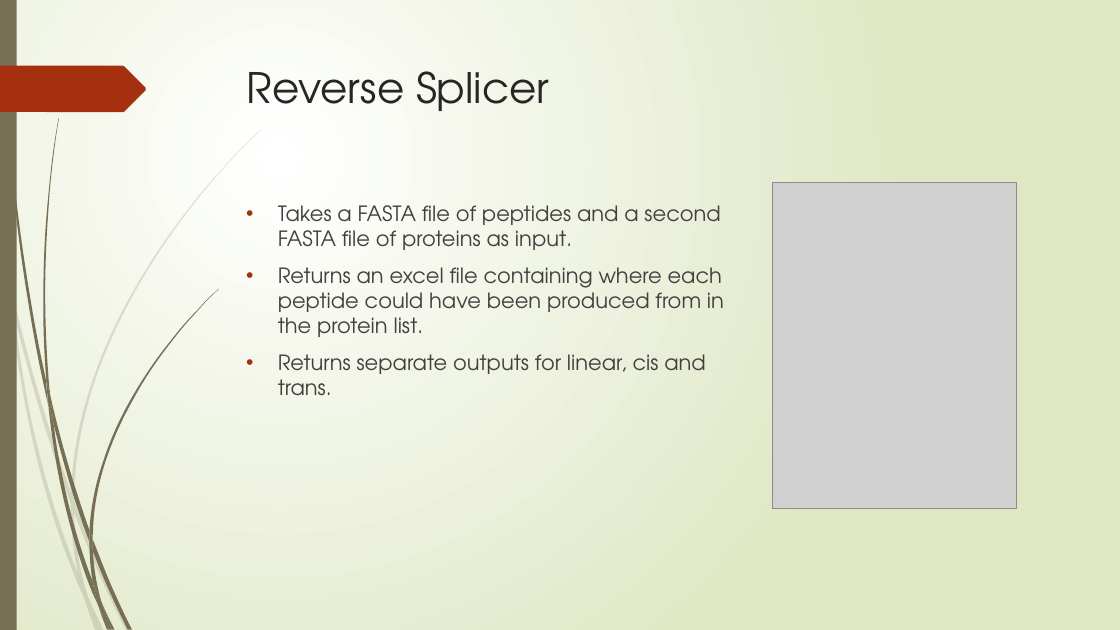
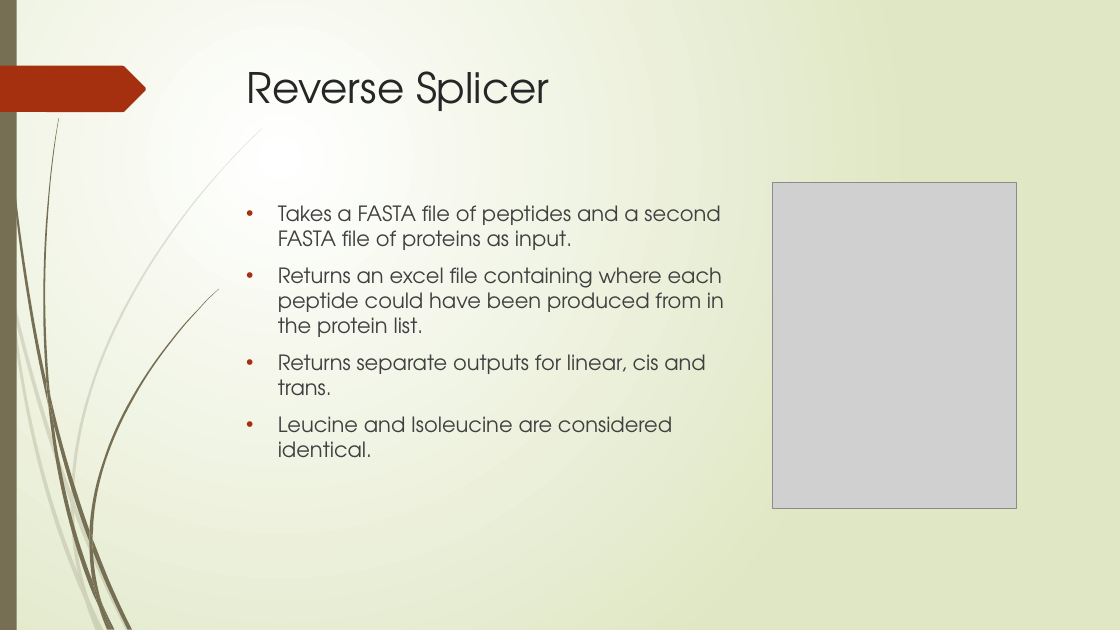
Before and after one commit to nhcha6/MersProject, a slide deck: slide 20 of SecondLabPresentation.pptx. Drawn at 1120x630 pixels with LibreOffice and Linux fonts; fonts in the diff are those of the drawing; grey boxes stand for pictures. Boxes give left, top, right and bottom in pixels: in the first picture for what was removed or moved away, otherwise in the second. Text is boxed around its words. In the diff, an @@ line names an element or a change of style, - is before the commit and + after.

Commit message:
powerpoint for presentation roughly finished a part from reverseMgf

```diff
--- a/SecondLabPresentation.pptx
+++ b/SecondLabPresentation.pptx
@@ text at (x1=278, y1=416, x2=672, y2=458): paragraph added @@
+• Leucine and Isoleucine are considered identical.
```
Also in this commit, not shown: 4 other slides changed, 5 slides added, 1 slide removed.
